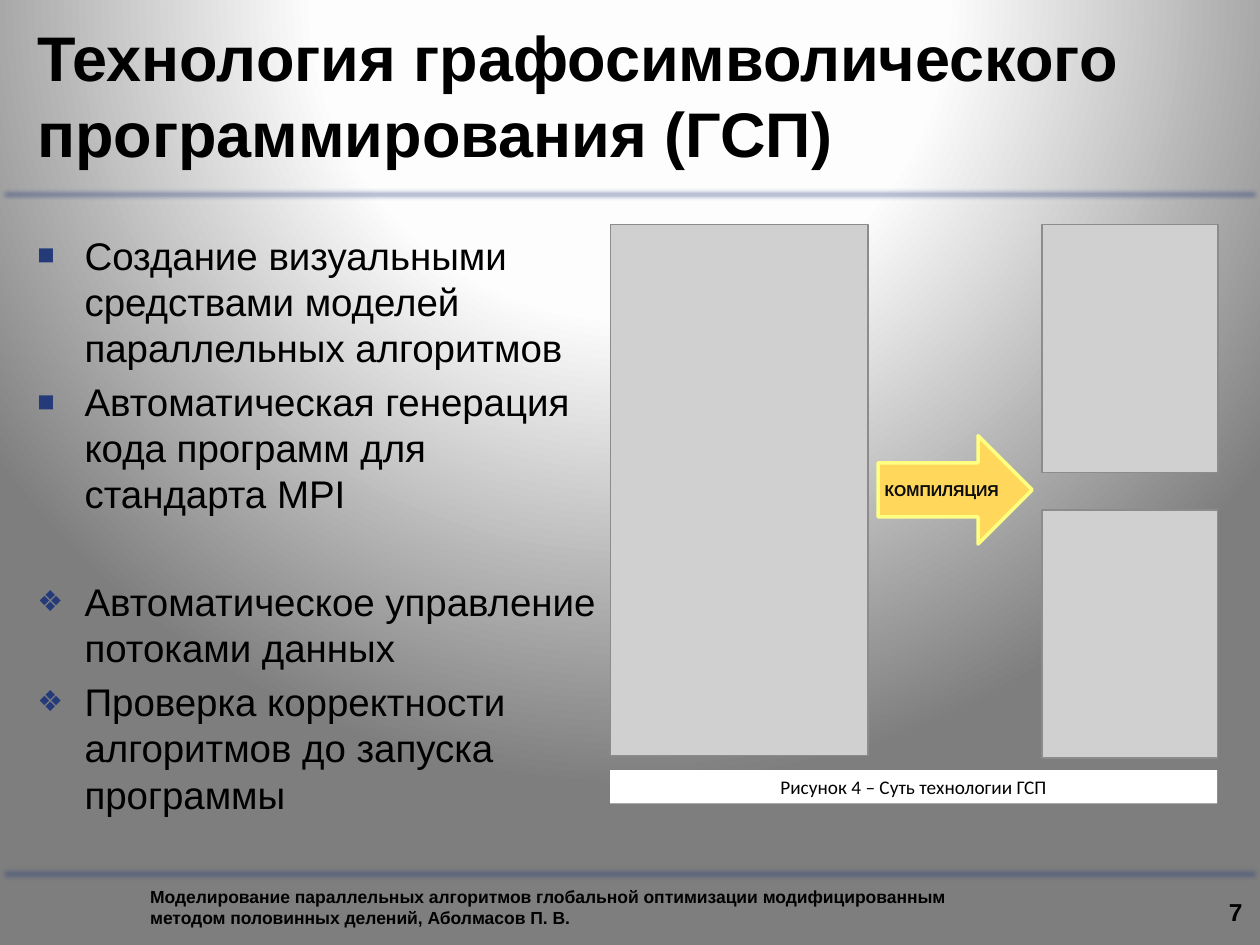
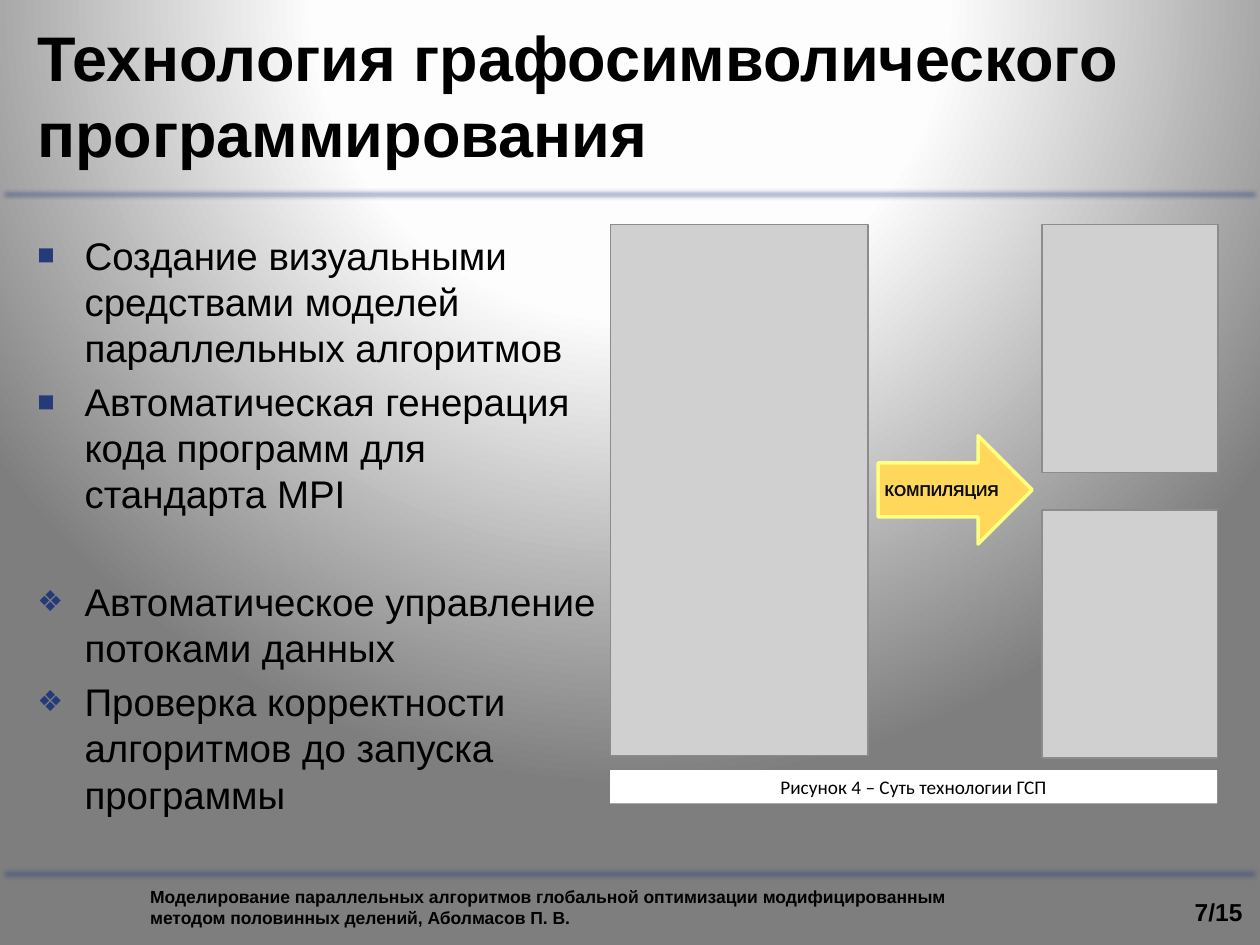
Before and after one commit to graf-abolmasov/PGraph, a slide deck: slide 7 of documentation/Презентация.pptx. Drawn at 1260x945 pixels with LibreOffice and Linux fonts; fonts in the diff are those of the drawing; grey boxes stand for pictures; background and template pictures are left out. Boxes give left, top, right and bottom in pixels: in the first picture for what was removed or moved away, otherwise in the second. Text is boxed around its words. In the diff, an @@ line names an element or a change of style, - is before the commit and + after.

```diff
--- a/documentation/Презентация.pptx
+++ b/documentation/Презентация.pptx
@@ title at bbox=[37, 32, 1118, 168]: text changed @@
-Технология графосимволического программирования (ГСП)
+Технология графосимволического программирования
@@ page number at bbox=[1195, 903, 1243, 922]: text changed @@
-7
+7/15
```
Also in this commit, not shown: 9 other slides changed, 1 slide removed, 6 other files.
